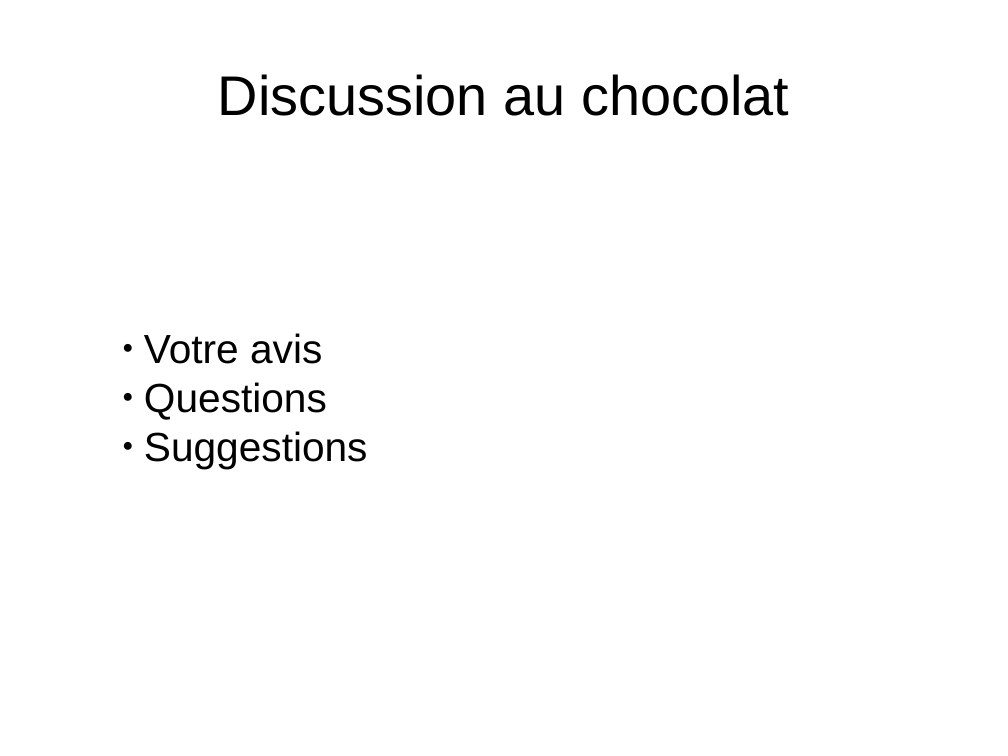
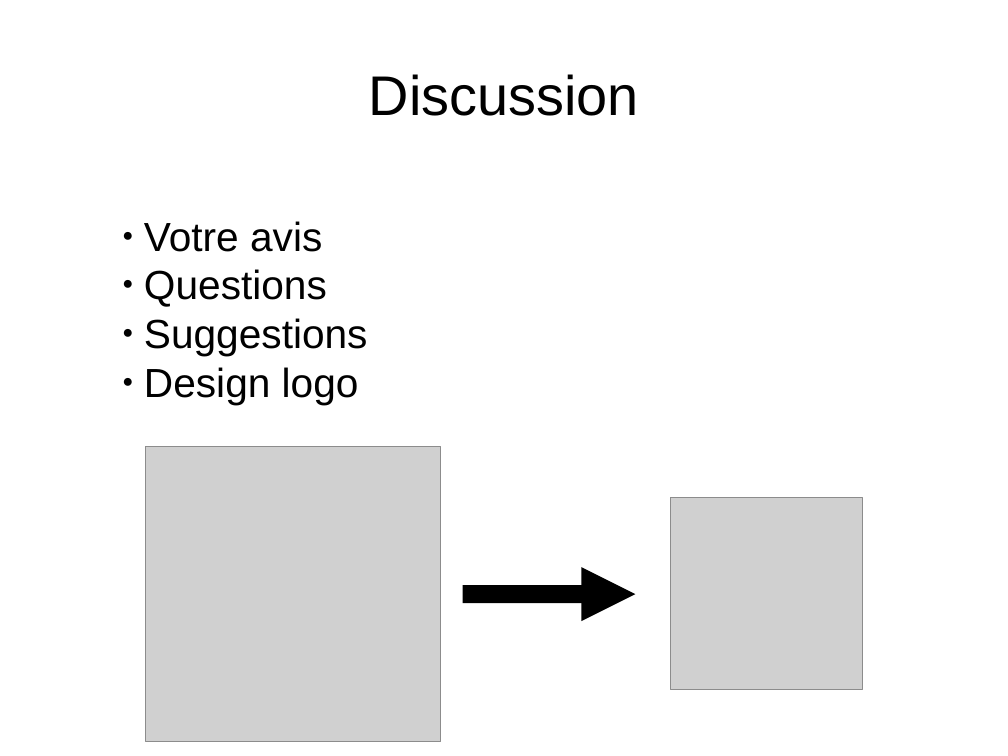
Before and after one commit to enormandeau/club_bioinfo_ibis, a slide deck: slide 9 of 01_presentations/01_presentation_club_interlab_ibis/presentation.odp. Drawn at 1008x756 pixels with LibreOffice and Linux fonts; fonts in the diff are those of the drawing; grey boxes stand for pictures. Boxes give left, top, right and bottom in pixels: in the first picture for what was removed or moved away, otherwise in the second. Text is boxed around its words. In the diff, an @@ line names an element or a change of style, - is before the commit and + after.

```diff
--- a/01_presentations/01_presentation_club_interlab_ibis/presentation.odp
+++ b/01_presentations/01_presentation_club_interlab_ibis/presentation.odp
@@ title at (369, 74, 639, 116): text changed @@
-Discussion au chocolat
+Discussion
@@ subtitle at (144, 367, 359, 405): paragraph added @@
+● Design logo
@@ picture added at (145, 446, 441, 742) @@
@@ picture added at (670, 498, 863, 690) @@
@@ arrow added from (463, 595) to (636, 595), #000000 14.17 pt @@
```
Also in this commit, not shown: 2 other slides changed, 1 other file.
